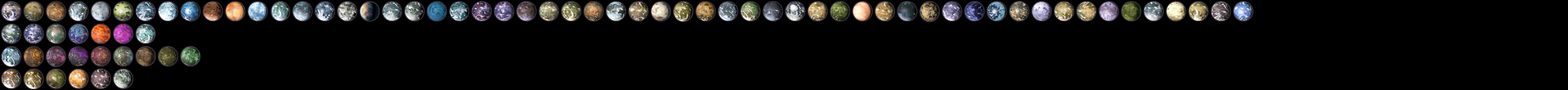
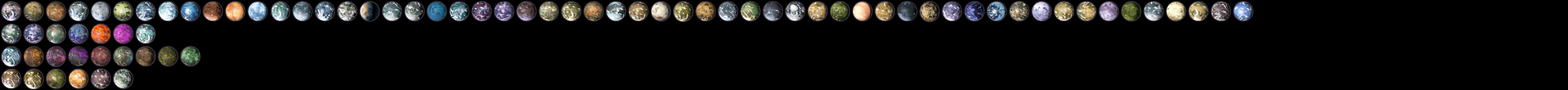
Layered file, before and after one edit (1568px x 90px). Changes by layer:
renamed "Layer 12" to "Layer 87", painted on it over box(628, 1, 648, 21)
